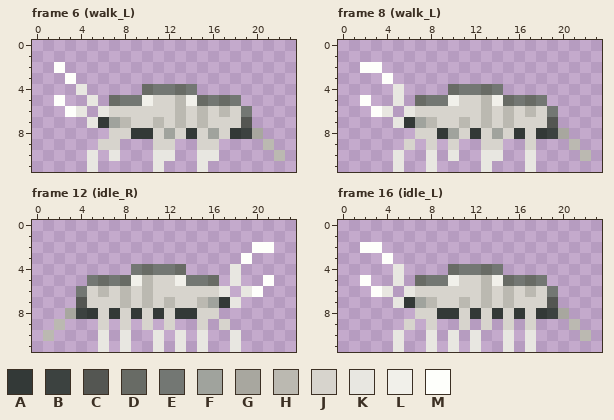
Pixel-art file -- assets/creatures/freshwater/clear_spring/cs_florida_cave_amphipod.aseprite. The first picture shows the starting point.
24x12 pixels, 16 frames. Colours within 5 levels of each other are drawn and written as one. Shown: frame 6 (walk_L), frame 8 (walk_L), frame 12 (idle_R), frame 16 (idle_L). The commit also changed other frames, which this record leaves out.
Palette (. is transparent): A #333937  B #3c4240  C #545652  D #686b65  E #737773  F #a0a39d  G #a8a79f  H #bbb9b1  J #d7d4cd  K #e8e7e1  L #f1f0ea  M #fefffb
Now the later version:
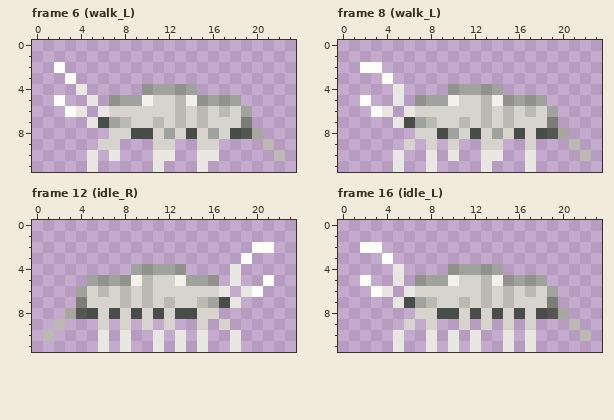
What changed:
{"colour":"A","old":"#333937","new":"#484d4a"}
{"colour":"B","old":"#3c4240","new":"#545652"}
{"colour":"C","old":"#545652","new":"#7b7d76"}
{"colour":"D","old":"#686b65","new":"#91928b"}
{"where": "frame 6 (walk_L)"}
{"frame":6,"y":4,"x":11,"old":"EE","new":"FF"}
{"frame":6,"y":4,"x":14,"old":"E","new":"F"}
{"frame":6,"y":5,"x":8,"old":"EE","new":"FF"}
{"frame":6,"y":5,"x":16,"old":"E","new":"F"}
{"frame":6,"y":5,"x":18,"old":"E","new":"F"}
{"frame":6,"y":6,"x":19,"old":"E","new":"F"}
{"where": "frame 8 (walk_L)"}
{"frame":8,"y":4,"x":11,"old":"EE","new":"FF"}
{"frame":8,"y":4,"x":14,"old":"E","new":"F"}
{"frame":8,"y":5,"x":8,"old":"EE","new":"FF"}
{"frame":8,"y":5,"x":16,"old":"E","new":"F"}
{"frame":8,"y":5,"x":18,"old":"E","new":"F"}
{"frame":8,"y":6,"x":19,"old":"E","new":"F"}
{"where": "frame 12 (idle_R)"}
{"frame":12,"y":4,"x":9,"old":"E","new":"F"}
{"frame":12,"y":4,"x":11,"old":"EE","new":"FF"}
{"frame":12,"y":5,"x":5,"old":"E","new":"F"}
{"frame":12,"y":5,"x":7,"old":"E","new":"F"}
{"frame":12,"y":5,"x":14,"old":"EE","new":"FF"}
{"frame":12,"y":6,"x":4,"old":"E","new":"F"}
{"where": "frame 16 (idle_L)"}
{"frame":16,"y":4,"x":11,"old":"EE","new":"FF"}
{"frame":16,"y":4,"x":14,"old":"E","new":"F"}
{"frame":16,"y":5,"x":8,"old":"EE","new":"FF"}
{"frame":16,"y":5,"x":16,"old":"E","new":"F"}
{"frame":16,"y":5,"x":18,"old":"E","new":"F"}
{"frame":16,"y":6,"x":19,"old":"E","new":"F"}
{"label":"changed","picture_box":[98,84,252,139]}
{"label":"changed","picture_box":[404,84,558,139]}
{"label":"changed","picture_box":[76,264,230,319]}
{"label":"changed","picture_box":[404,264,558,319]}
